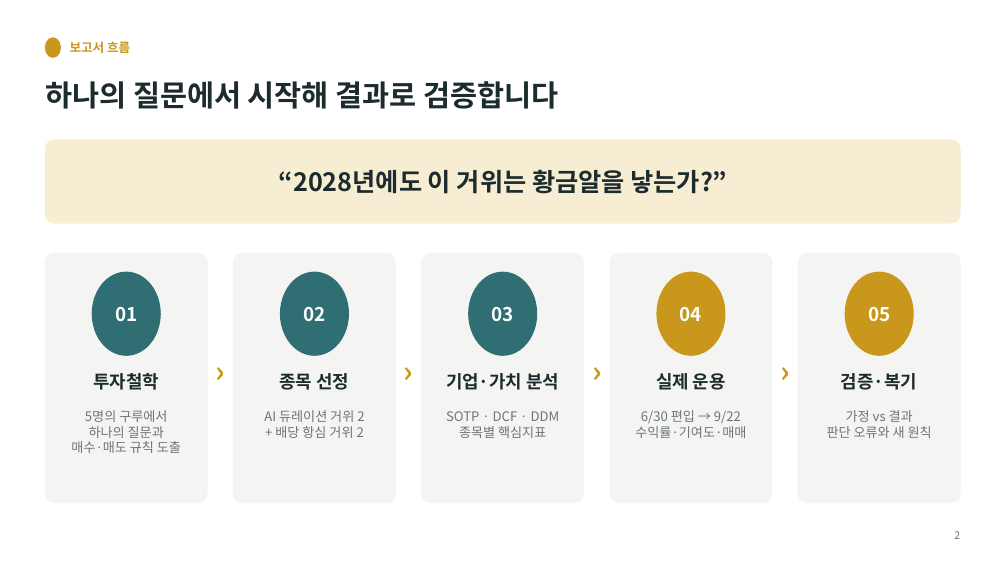
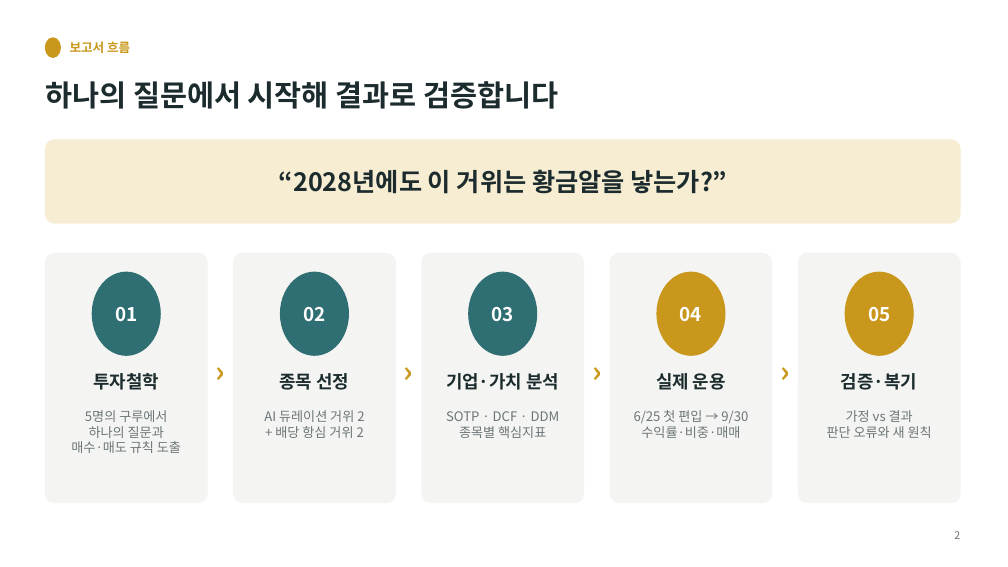
Before and after one commit to HyeonSooJ/marcap, a slide deck: slide 2 of 가치투자대회_최종보고서_정현수.pptx. Drawn at 1008x567 pixels with LibreOffice and Linux fonts; fonts in the diff are those of the drawing. Boxes give left, top, right and bottom in pixels: in the first picture for what was removed or moved away, otherwise in the second. Text is boxed around its words. In the diff, an @@ line names an element or a change of style, - is before the commit and + after.

```diff
--- a/가치투자대회_최종보고서_정현수.pptx
+++ b/가치투자대회_최종보고서_정현수.pptx
@@ text at box(634, 410, 748, 438): text changed @@
-6/30 편입 → 9/22
-수익률·기여도·매매
+6/25 첫 편입 → 9/30
+수익률·비중·매매
```
Also in this commit, not shown: 9 other slides changed, 2 slides added.
